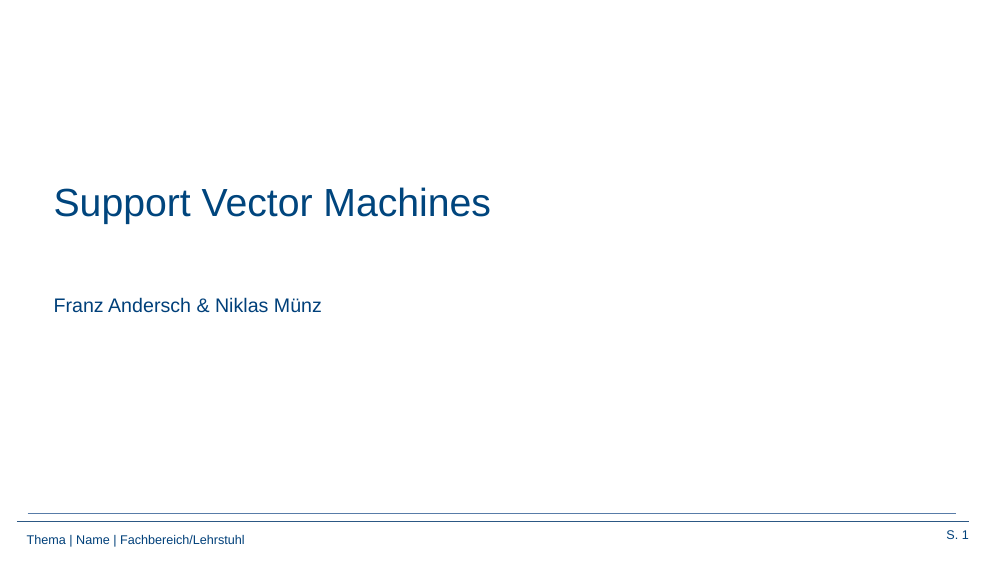
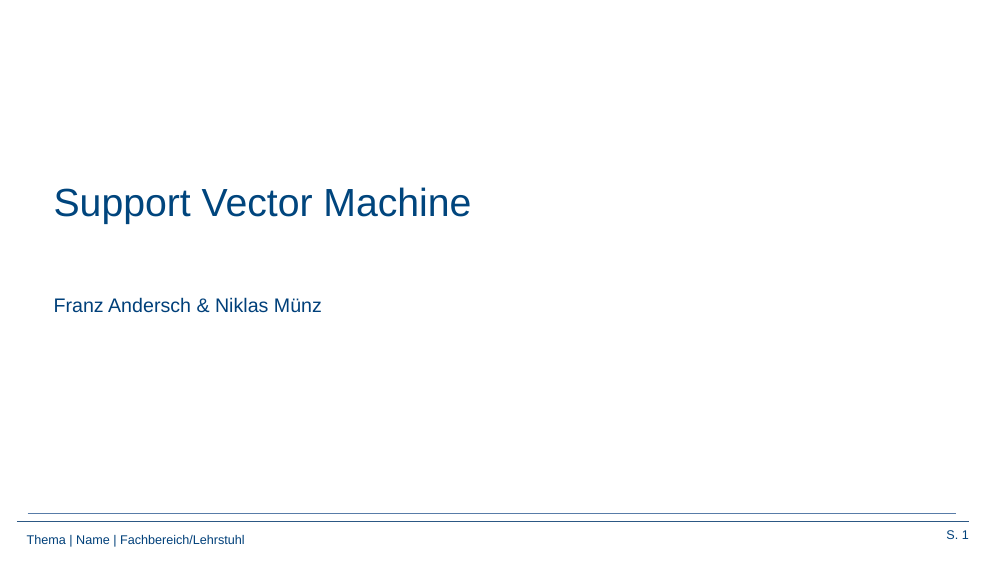
Before and after one commit to Frandersch/Statistical-Machine-Learning, a slide deck: slide 1 of Präsentation/Support Vector Machines.pptx. Drawn at 1008x567 pixels with LibreOffice and Linux fonts; fonts in the diff are those of the drawing; background and template pictures are left out. Boxes give left, top, right and bottom in pixels: in the first picture for what was removed or moved away, otherwise in the second. Text is boxed around its words. In the diff, an @@ line names an element or a change of style, - is before the commit and + after.

```diff
--- a/Präsentation/Support Vector Machines.pptx
+++ b/Präsentation/Support Vector Machines.pptx
@@ title at (54, 187, 471, 224): text changed @@
-Support Vector Machines
+Support Vector Machine
```
Also in this commit, not shown: 1 other slide changed, 9 slides added, 5 slides removed.
